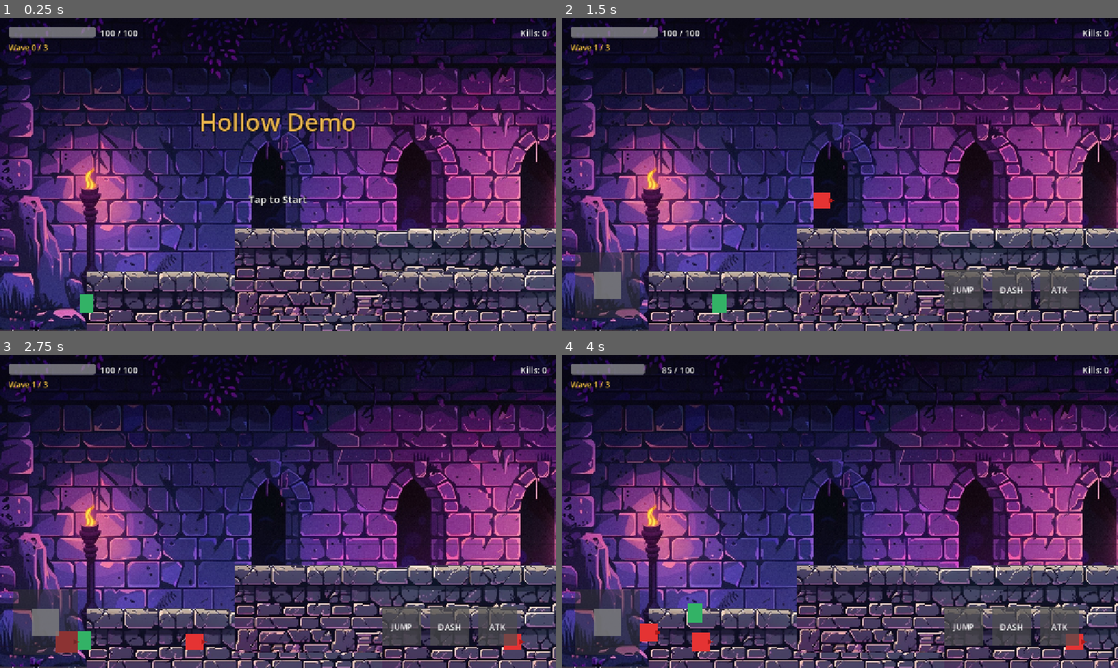
Above: before the commit, frames 1-4 (two rows, left to right).
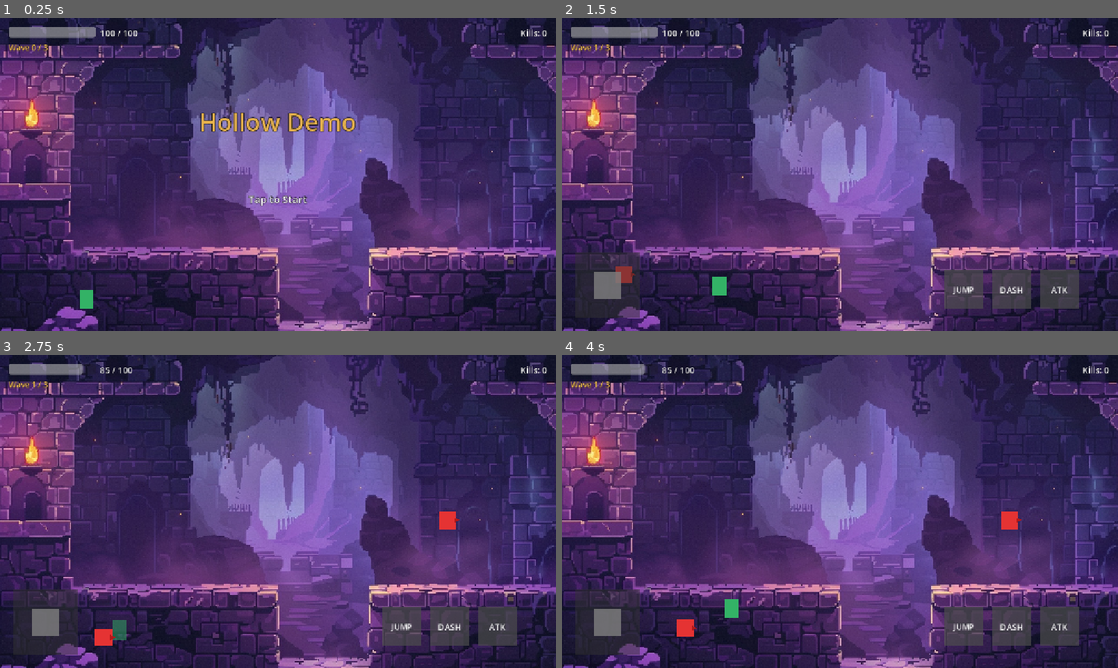
Above: after the commit, the same moments.

Repository: myself594/flappy-bird
Game: Godot game, scene res://scenes/main.tscn
Same seed, same stepped clock (60 frames per second), same inputs: the game is played once before the commit and once after it.
Inputs (mouse positions are in pixels of both pictures, inside the frame that each line leads up to):
- Up to frame 1 (0.25 s): no input
- Up to frame 2 (1.5 s): tap Enter at 0.5 s; move the mouse to (962, 158) at 0.52 s; hold D (move_right) 0.53-1.25 s; click (962, 158) at 0.6 s; tap W (jump) at 0.77 s; drag from (728, 190) to (739, 274) at 1.27 s
- Up to frame 3 (2.75 s): move the mouse to (333, 442) at 2.02 s; hold A (move_left) from 2.03 s (still down); click (333, 442) at 2.1 s
- Up to frame 4 (4 s): release A (move_left) at 2.75 s; drag from (812, 574) to (673, 464) at 2.77 s; move the mouse to (1006, 558) at 3.52 s; hold D (move_right) from 3.53 s (still down); click (1006, 558) at 3.6 s; tap W (jump) at 3.77 s

The runs differ from the first frame. In frame 1, 80% of the frame differs, in the area x 0-100%, y 0-100%; in frame 2, 79%; in frame 3, 79%; in frame 4, 79%.

Commit message:
Apply integrated scene design with new dungeon background
- Replace separate background and platform textures with integrated scene image
- Platforms are now part of the background image for visual harmony
- Update collision body positions to match platform locations in new scene:
  - Platform1 (left): (250, 410)
  - Platform2 (center): (640, 520)
  - Platform3 (right): (1030, 410)
  - Ground: (640, 690)
- Update spawn positions and player start position
- Remove unused platform texture references

Diff:
--- a/scenes/main.tscn
+++ b/scenes/main.tscn
@@ -1,11 +1,10 @@
-[gd_scene load_steps=12 format=3 uid="uid://main001"]
+[gd_scene load_steps=11 format=3 uid="uid://main001"]
 
 [ext_resource type="Script" path="res://scripts/game_manager.gd" id="1_manager"]
 [ext_resource type="Script" path="res://scripts/player.gd" id="2_player"]
 [ext_resource type="Script" path="res://scripts/virtual_joystick.gd" id="3_joystick"]
 [ext_resource type="Script" path="res://scripts/virtual_button.gd" id="4_button"]
-[ext_resource type="Texture2D" path="res://assets/images/background.jpg" id="5_background"]
-[ext_resource type="Texture2D" path="res://assets/images/platform.png" id="6_platform"]
+[ext_resource type="Texture2D" path="res://assets/images/scene_background.jpg" id="5_background"]
 
 [sub_resource type="CircleShape2D" id="CircleShape2D_body"]
 radius = 20.0
@@ -34,68 +33,36 @@
 [node name="Arena" type="Node2D" parent="."]
 
 [node name="Ground" type="StaticBody2D" parent="Arena"]
-position = Vector2(640, 700)
+position = Vector2(640, 690)
 collision_layer = 48
 collision_mask = 0
 
 [node name="CollisionShape" type="CollisionShape2D" parent="Arena/Ground"]
 shape = SubResource("RectangleShape2D_ground")
 
-[node name="Visual" type="TextureRect" parent="Arena/Ground"]
-offset_left = -640.0
-offset_top = -30.0
-offset_right = 640.0
-offset_bottom = 30.0
-texture = ExtResource("6_platform")
-stretch_mode = 1
-
 [node name="Platform1" type="StaticBody2D" parent="Arena"]
-position = Vector2(300, 550)
+position = Vector2(250, 410)
 collision_layer = 48
 collision_mask = 0
 
 [node name="CollisionShape" type="CollisionShape2D" parent="Arena/Platform1"]
 shape = SubResource("RectangleShape2D_platform")
 
-[node name="Visual" type="TextureRect" parent="Arena/Platform1"]
-offset_left = -100.0
-offset_top = -15.0
-offset_right = 100.0
-offset_bottom = 15.0
-texture = ExtResource("6_platform")
-stretch_mode = 1
-
 [node name="Platform2" type="StaticBody2D" parent="Arena"]
-position = Vector2(640, 450)
+position = Vector2(640, 520)
 collision_layer = 48
 collision_mask = 0
 
 [node name="CollisionShape" type="CollisionShape2D" parent="Arena/Platform2"]
 shape = SubResource("RectangleShape2D_platform")
 
-[node name="Visual" type="TextureRect" parent="Arena/Platform2"]
-offset_left = -100.0
-offset_top = -15.0
-offset_right = 100.0
-offset_bottom = 15.0
-texture = ExtResource("6_platform")
-stretch_mode = 1
-
 [node name="Platform3" type="StaticBody2D" parent="Arena"]
-position = Vector2(980, 550)
+position = Vector2(1030, 410)
 collision_layer = 48
 collision_mask = 0
 
 [node name="CollisionShape" type="CollisionShape2D" parent="Arena/Platform3"]
 shape = SubResource("RectangleShape2D_platform")
-
-[node name="Visual" type="TextureRect" parent="Arena/Platform3"]
-offset_left = -100.0
-offset_top = -15.0
-offset_right = 100.0
-offset_bottom = 15.0
-texture = ExtResource("6_platform")
-stretch_mode = 1
 
 [node name="WallLeft" type="StaticBody2D" parent="Arena"]
 position = Vector2(-20, 360)
@@ -114,7 +81,7 @@
 shape = SubResource("RectangleShape2D_wall")
 
 [node name="Player" type="CharacterBody2D" parent="." groups=["player"]]
-position = Vector2(200, 650)
+position = Vector2(200, 660)
 collision_layer = 1
 collision_mask = 50
 
--- a/scripts/game_manager.gd
+++ b/scripts/game_manager.gd
@@ -32,15 +32,15 @@
 
 # Spawn positions for platformer (on platforms/ground)
 var spawn_positions: Array[Vector2] = [
-	Vector2(100, 650),    # Left ground
-	Vector2(1180, 650),   # Right ground
-	Vector2(300, 520),    # Platform 1
-	Vector2(640, 420),    # Platform 2
-	Vector2(980, 520),    # Platform 3
+	Vector2(100, 660),    # Left ground
+	Vector2(1180, 660),   # Right ground
+	Vector2(250, 380),    # Platform 1 (left elevated)
+	Vector2(640, 490),    # Platform 2 (center pillar)
+	Vector2(1030, 380),   # Platform 3 (right elevated)
 ]
 
 # Player start position
-var player_start_pos: Vector2 = Vector2(200, 650)
+var player_start_pos: Vector2 = Vector2(200, 660)
 
 func _ready() -> void:
 	player.add_to_group("player")
Binary file removed: assets/images/background.jpg
Binary file removed: assets/images/platform.png
Renamed: 0_0 (2).jpeg -> assets/images/scene_background.jpg
